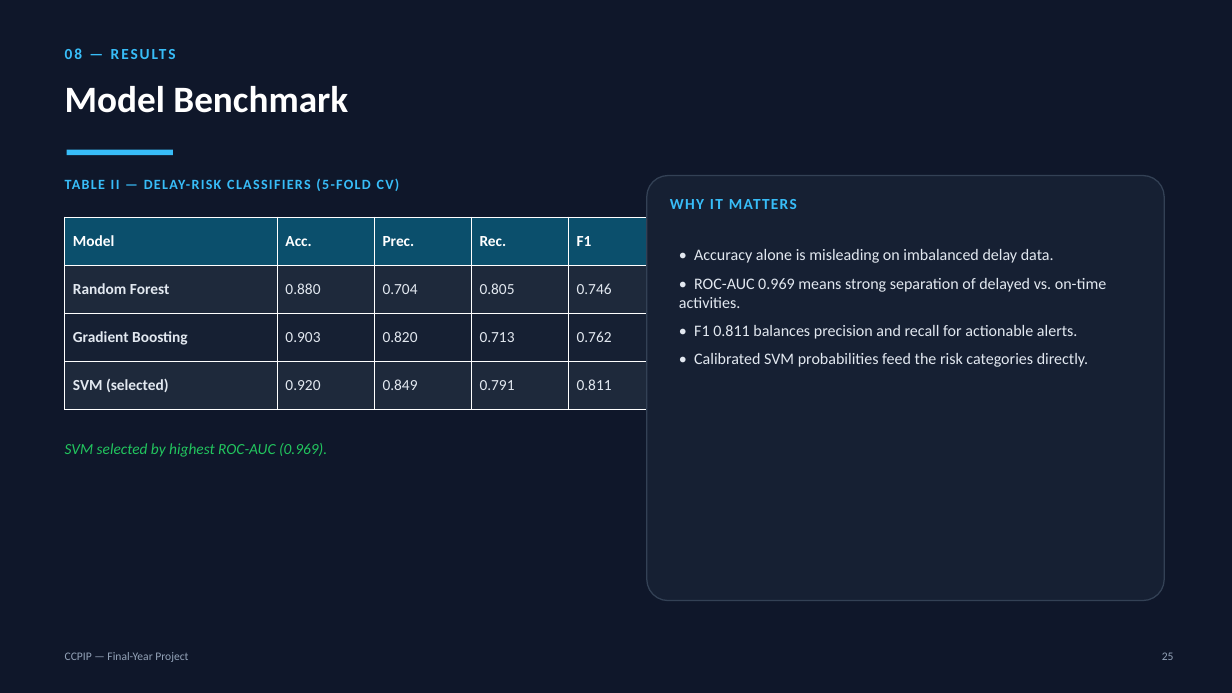
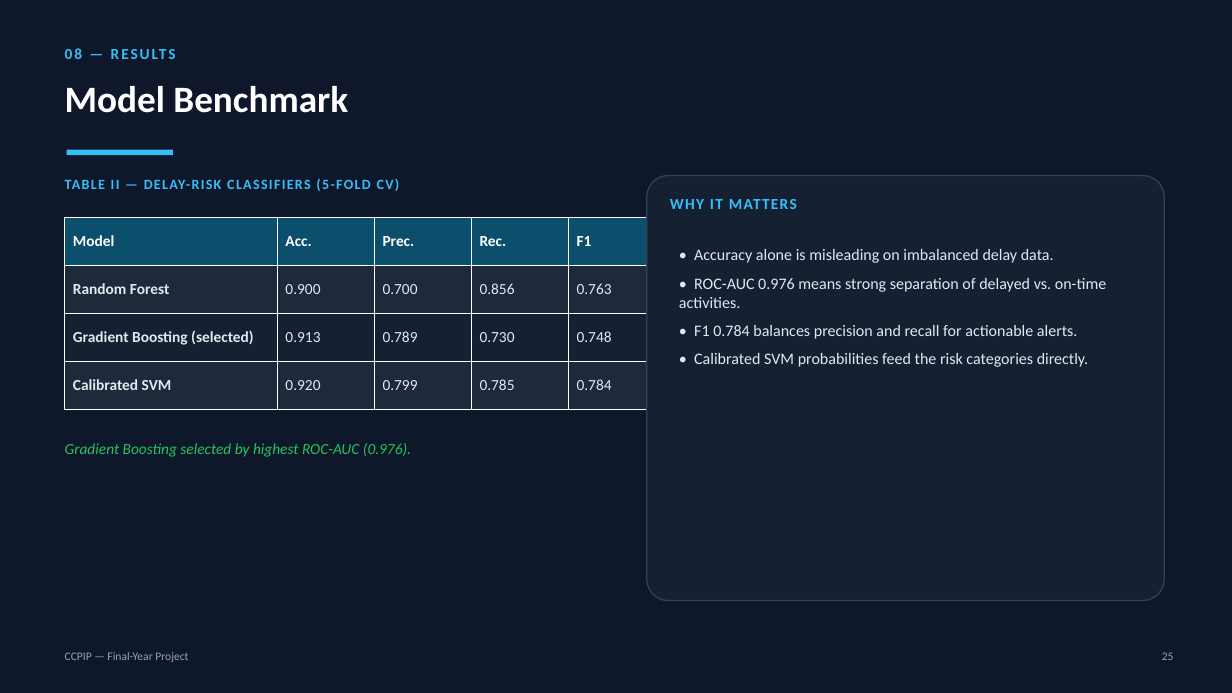
Before and after one commit to castial004/Cloud-Native-Construction-Project-Intelligence-Platform, a slide deck: slide 25 of project-final.pptx. Drawn at 1232x693 pixels with LibreOffice and Linux fonts; fonts in the diff are those of the drawing. Boxes give left, top, right and bottom in pixels: in the first picture for what was removed or moved away, otherwise in the second. Text is boxed around its words. In the diff, an @@ line names an element or a change of style, - is before the commit and + after.

```diff
--- a/project-final.pptx
+++ b/project-final.pptx
@@ table at box(65, 217, 786, 409) @@
-row 2: Random Forest | 0.880 | 0.704 | 0.805 | 0.746 | 0.955
+row 2: Random Forest | 0.900 | 0.700 | 0.856 | 0.763 | 0.960
-row 3: Gradient Boosting | 0.903 | 0.820 | 0.713 | 0.762 | 0.943
+row 3: Gradient Boosting (selected) | 0.913 | 0.789 | 0.730 | 0.748 | 0.976
-row 4: SVM (selected) | 0.920 | 0.849 | 0.791 | 0.811 | 0.969
+row 4: Calibrated SVM | 0.920 | 0.799 | 0.785 | 0.784 | 0.949
@@ text at box(679, 278, 1106, 339): text changed @@
-• ROC-AUC 0.969 means strong separation of delayed vs. on-time activities.
-• F1 0.811 balances precision and recall for actionable alerts.
+• ROC-AUC 0.976 means strong separation of delayed vs. on-time activities.
+• F1 0.784 balances precision and recall for actionable alerts.
@@ text at box(65, 443, 411, 457): text changed @@
-SVM selected by highest ROC-AUC (0.969).
+Gradient Boosting selected by highest ROC-AUC (0.976).
```
Also in this commit, not shown: 8 other slides changed, 1 other file.
